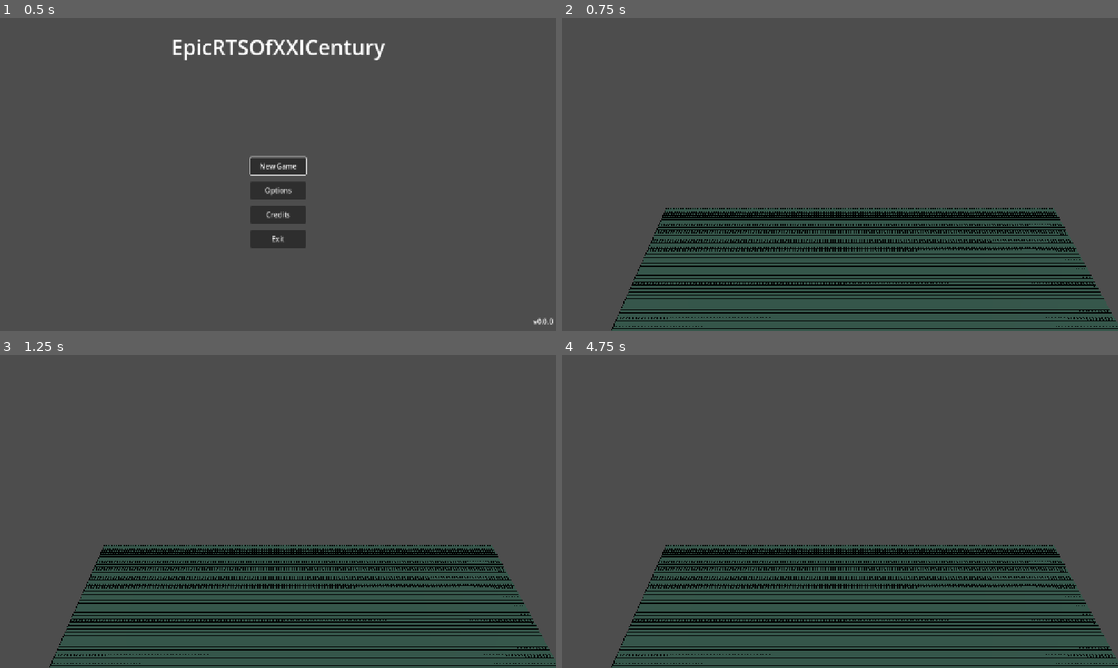
Above: before the commit, frames 1-4 (two rows, left to right).
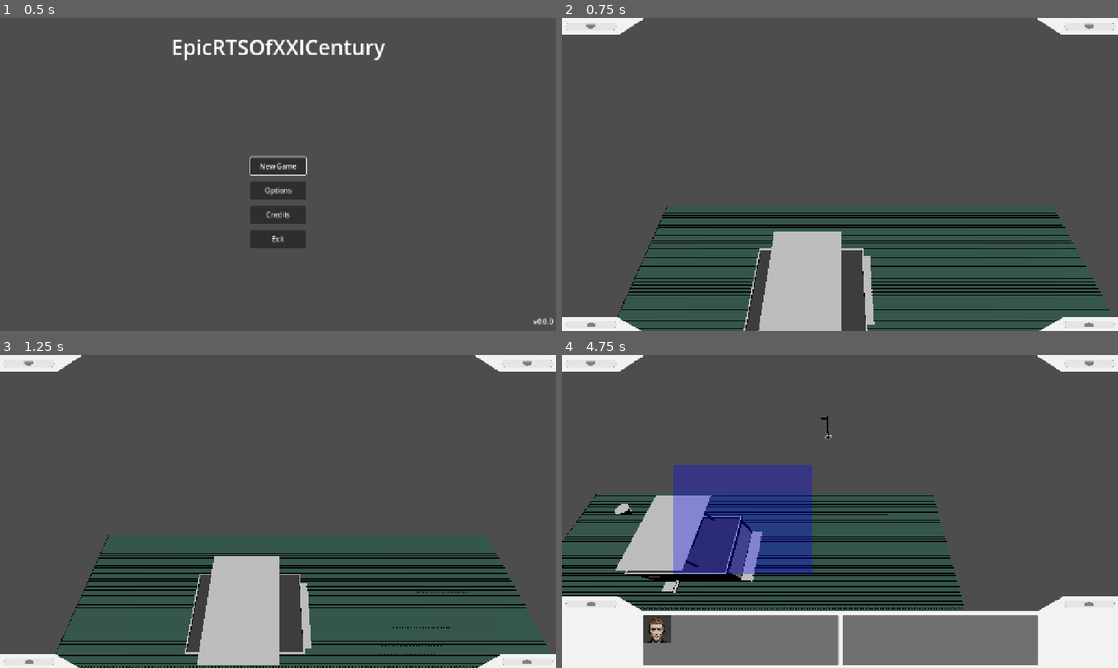
Above: after the commit, the same moments.

Repository: andrijzyn/The-Undefinders
Game: Godot game, scene res://addons/maaacks_game_template/base/scenes/menus/main_menu/main_menu.tscn
Two runs of this game, one before a commit and one after it. Both use one fixed random seed, a clock stepped at 60 frames per second and the inputs below.
Inputs (mouse positions are in pixels of both pictures, inside the frame that each line leads up to):
- Up to frame 1 (0.5 s): no input
- Up to frame 2 (0.75 s): click "New Game" at 0.5 s
- Up to frame 3 (1.25 s): no input
- Up to frame 4 (4.75 s): tap Enter (ui_accept) at 1.25, 1.52 s; move the mouse to (962, 495) at 1.27 s; hold Right (ui_right) 1.28-2 s; tap S (ABORT) at 1.35 s; click (962, 495) at 1.42 s; click (589, 661) at 2.02 s; drag from (728, 527) to (812, 574) at 2.77 s; move the mouse to (895, 442) at 3.52 s; hold Right (ui_right) 3.53-4.25 s; right-click (895, 442) at 3.6 s; click (895, 442) at 3.67 s; drag from (812, 574) to (673, 464) at 4.27 s

Frame 1 is identical in both runs. In frame 2, 12% of the frame differs, in the area x 0-100%, y 0-100%; in frame 3, 19%; in frame 4, 39%.

Commit message:
Small Fixes
-Fix after merge
-Added .import git ignore

Diff:
--- a/app/MainCamera.gd
+++ b/app/MainCamera.gd
@@ -259,7 +259,6 @@
 #Checks if the cursor is over a visible element inside the ui. If yes, then returns true, if not, then false.
 #Used to block movement from the screen border when the user is in the interface, as well as for some other functions
 func is_mouse_over_ui() -> bool:
-	var ui = get_tree().get_root().get_node("MainScene/RTS_UI")
 	if not ui:
 		return false
 
@@ -487,24 +486,3 @@
 	static var rotateCursor := preload("res://shared/Cursors/rotate-left.png")
 	static var patrolCursor := preload("res://shared/Cursors/dog.png")
 	static var attackCursor := preload("res://shared/Cursors/attack.png")
-
-func ray_plane_intersection(origin: Vector3, dir: Vector3, plane: Plane) -> Vector3:
-	var denom = plane.normal.dot(dir)
-	if abs(denom) < 0.001:
-		return Vector3.ZERO
-	var t = -(plane.normal.dot(origin) + plane.d) / denom
-	if t < 0:
-		return Vector3.ZERO
-	return origin + dir * t
-
-func is_mouse_over_ui() -> bool:
-	if not ui:
-		return false
-
-	var mouse_pos = get_viewport().get_mouse_position()
-
-	for node in ui.find_children("", "Control", true):
-		if node.visible and node.get_global_rect().has_point(mouse_pos):
-			return true
-
-	return false
Not shown, changed: .gitignore
